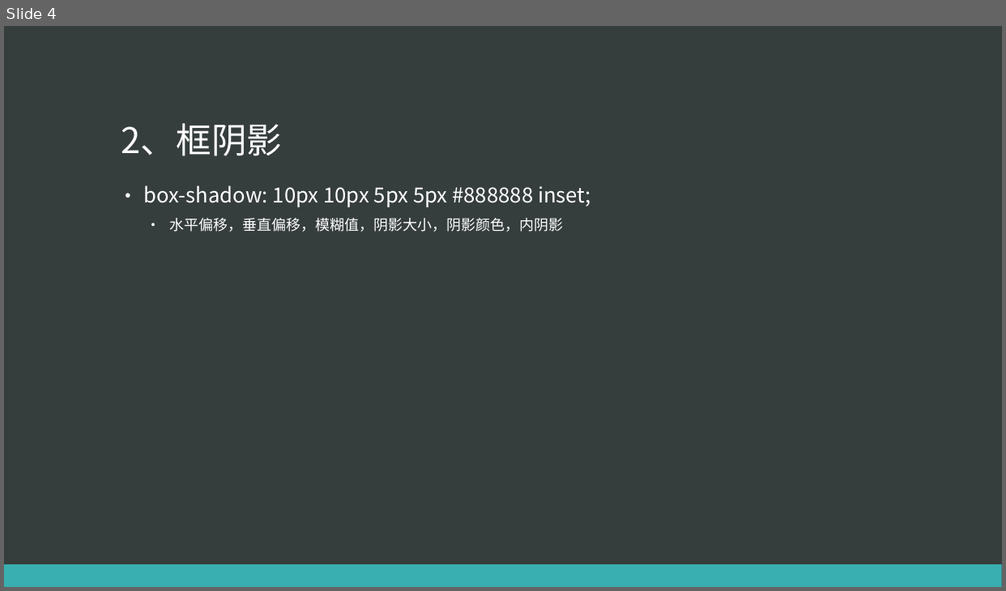
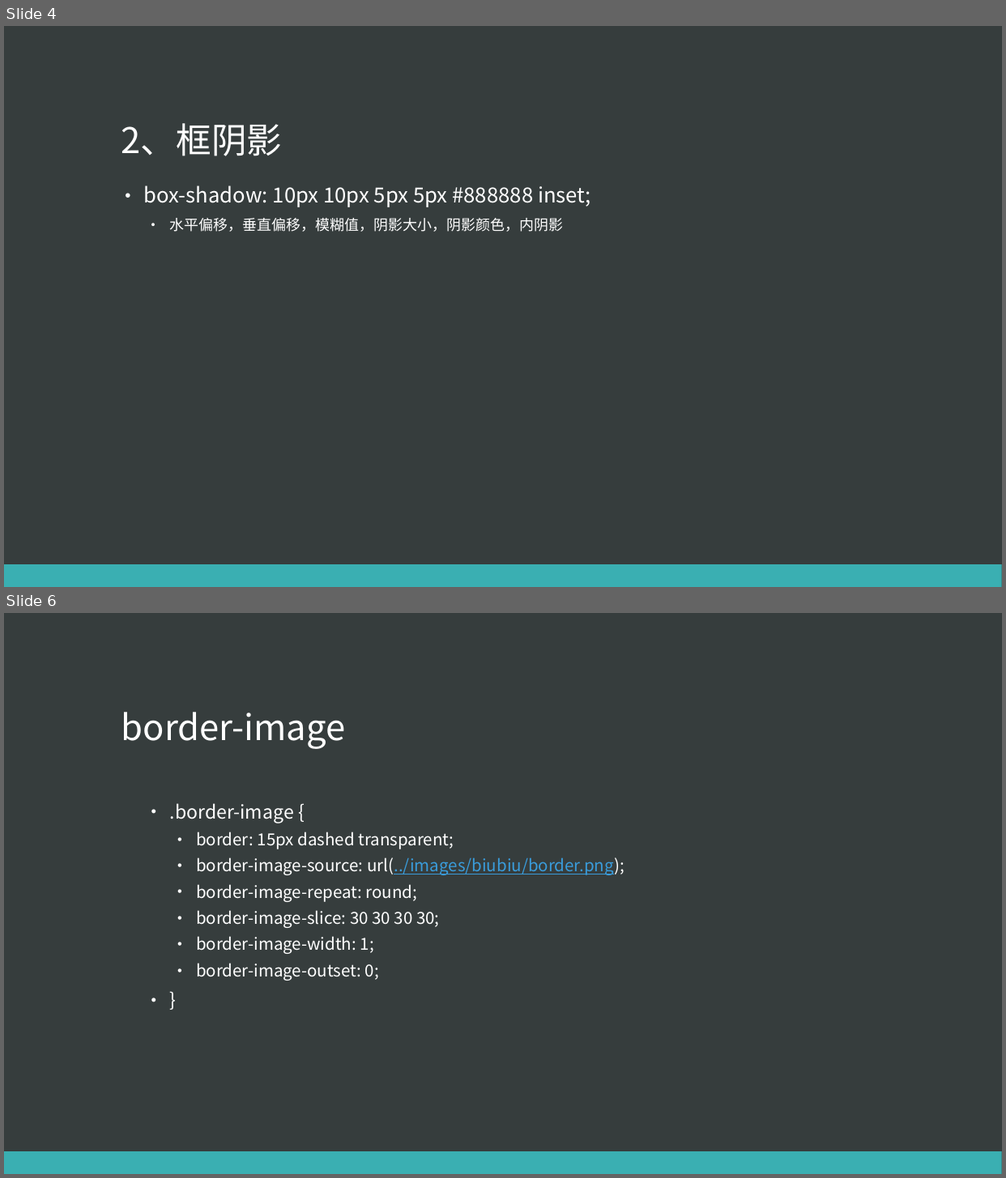
Before and after one commit to eventao/courseware, a slide deck: ppt/css3/css3.pptx. Shown one above the other, each under a label of ours: slide 4 before the commit, slides 4 and 6 after it; the slides between them are not shown. The pictures are 1006x591 and 1006x1178 pixels, drawn with LibreOffice and Linux fonts; fonts in the diff are those of the drawing. Boxes give left, top, right and bottom in pixels: in the first picture for what was removed or moved away, otherwise in the second. Text is boxed around its words. In the diff, an @@ line names an element or a change of style, - is before the commit and + after.

```diff
--- a/ppt/css3/css3.pptx
+++ b/ppt/css3/css3.pptx
@@ slide 6 added at <box>4,613,1002,1174</box>, background #363D3D; not listed: 1 template element that a slide beside it also shows @@
@@ title added at <box>121,712,346,749</box>, 34 pt, text #FFFFFF @@
+border-image
@@ text added at <box>170,803,624,981</box>, 16 pt, text #FFFFFF @@
+  • .border-image {
+    • border: 15px dashed transparent;
+    • border-image-source: url(../images/biubiu/border.png);
+    • border-image-repeat: round;
+    • border-image-slice: 30 30 30 30;
+    • border-image-width: 1;
+    • border-image-outset: 0;
+  • }
```
Also in this commit, not shown: 1 slide changed, 2 other files.
